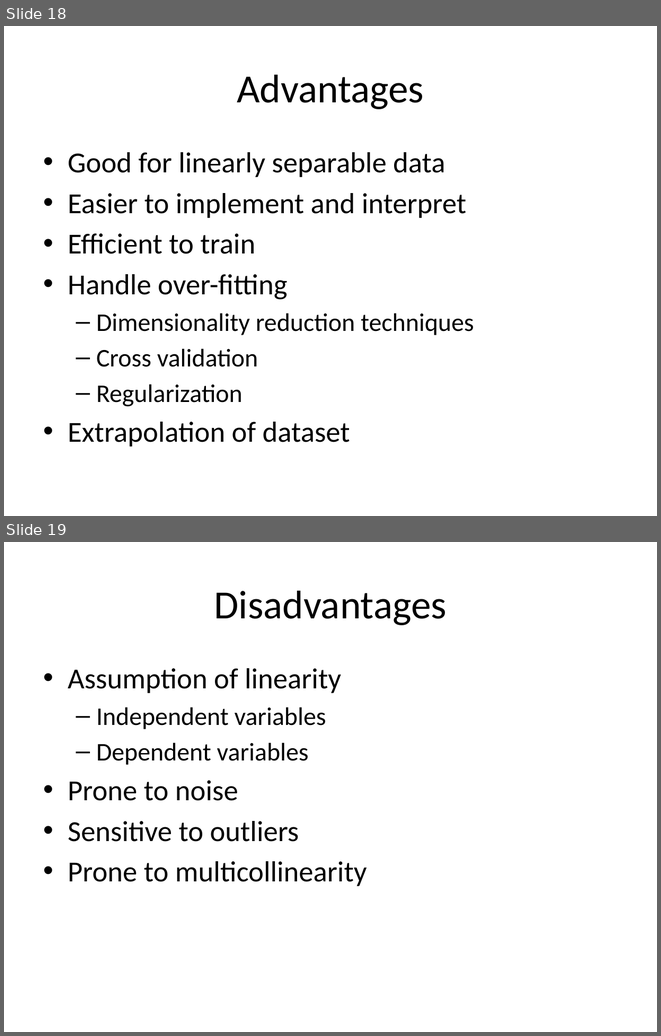
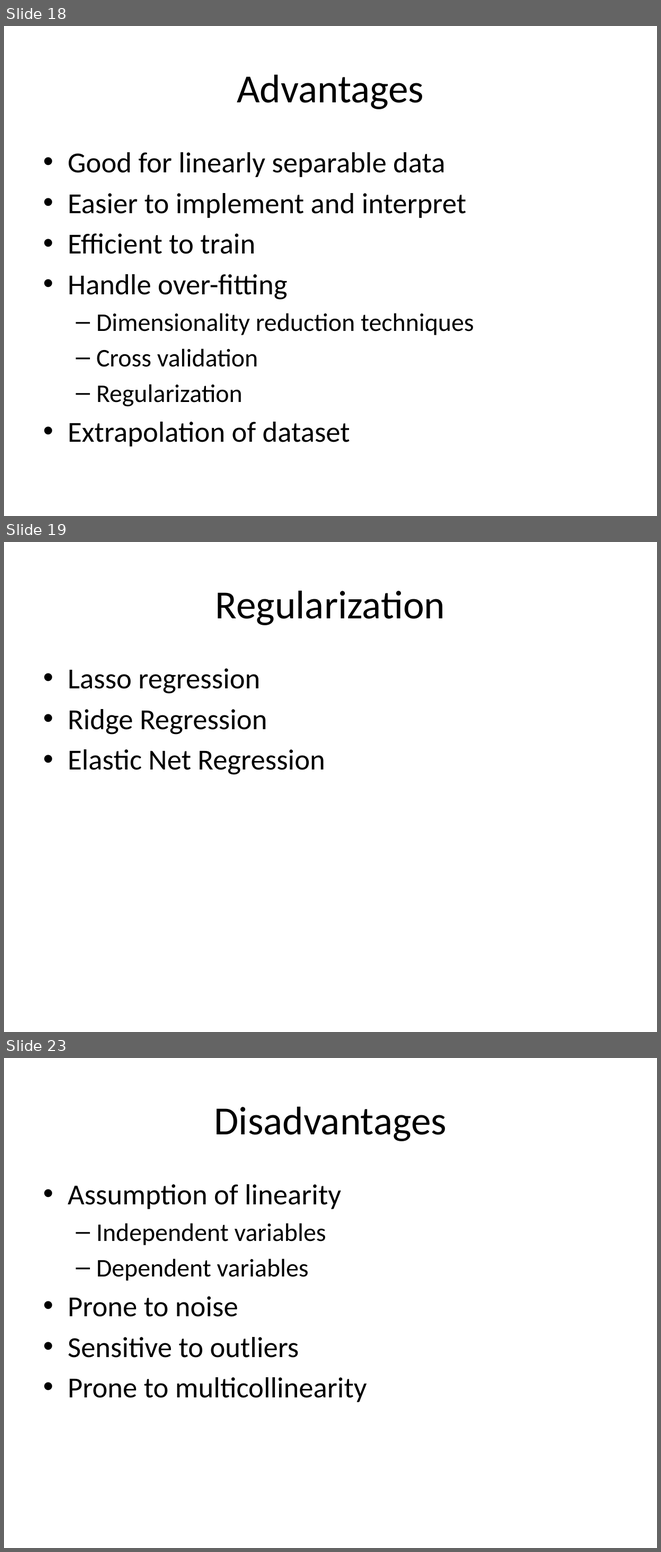
Before and after one commit to look4pritam/ArtificialIntelligence, a slide deck: MachineLearning/LinearRegression/LinearRegression.pptx. Shown one above the other, each under a label of ours: slides 18 and 19 before the commit, slides 18, 19 and 23 after it; the slides between them are not shown. The pictures are 661x1036 and 661x1552 pixels, drawn with LibreOffice and Linux fonts; fonts in the diff are those of the drawing. Boxes give left, top, right and bottom in pixels: in the first picture for what was removed or moved away, otherwise in the second. Text is boxed around its words. In the diff, an @@ line names an element or a change of style, - is before the commit and + after.

```diff
--- a/MachineLearning/LinearRegression/LinearRegression.pptx
+++ b/MachineLearning/LinearRegression/LinearRegression.pptx
@@ slide 19 added at (4,542,657,1032), background #FFFFFF @@
@@ title added at (215,590,445,625), 44 pt, text #000000 @@
+Regularization
@@ text added at (68,668,325,775), 32 pt, text #000000 @@
+• Lasso regression
+• Ridge Regression
+• Elastic Net Regression
@@ what was slide 19 is now slide 23 @@
```
Also in this commit, not shown: 3 other slides added.
